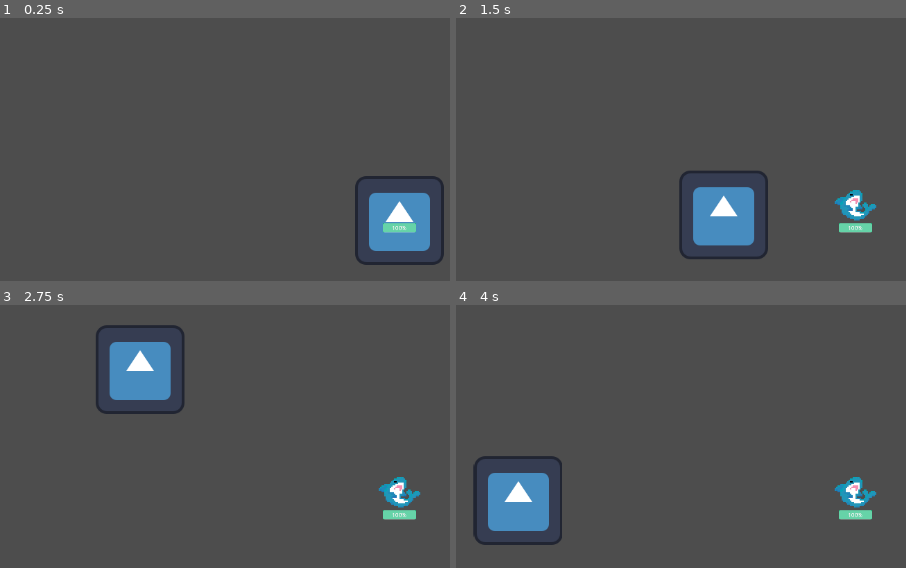
Above: before the commit, frames 1-4 (two rows, left to right).
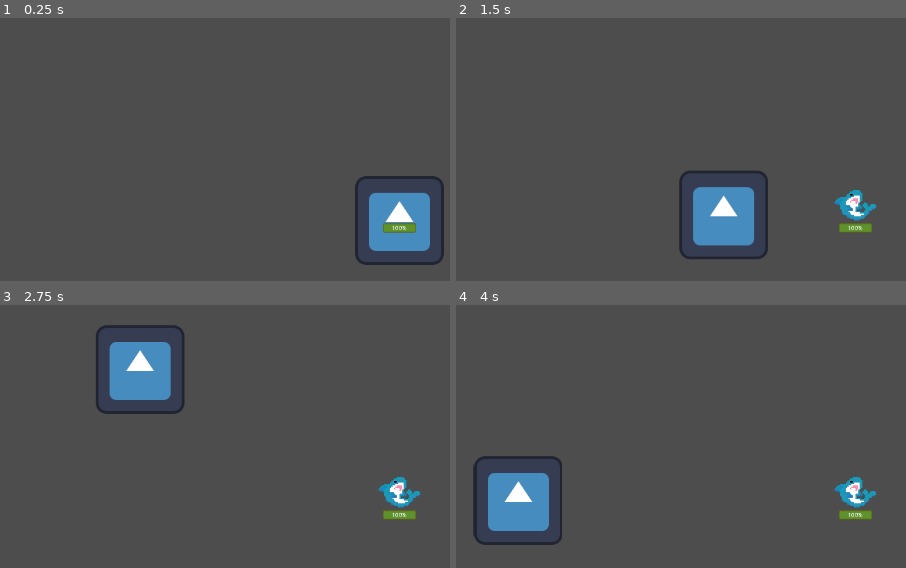
Above: after the commit, the same moments.

Repository: junyali/blahaj-run
Game: Godot game, scene res://levels/main_level.tscn
The game is run twice, just before and just after one commit, with the same random seed, the same clock (stepped at 60 frames per second) and the same inputs. The engine's default icon, where the game draws it, is replaced by a stand-in: a white triangle on a blue panel in a dark square.
Inputs:
- Up to frame 1 (0.25 s): no input
- Up to frame 2 (1.5 s): tap Enter at 0.5 s; hold D (move_right) 0.53-1.28 s; hold S (move_down) from 1.28 s (still down)
- Up to frame 3 (2.75 s): release S (move_down) at 2.03 s; hold D (move_right) from 2.03 s (still down)
- Up to frame 4 (4 s): release D (move_right) at 2.78 s; hold W (move_up) 2.78-3.53 s; hold A (move_left) from 3.53 s (still down)

The runs differ from the first frame. In frame 1, 0.3% of the frame differs, in the area x 85-93%, y 77-82%; in frame 2, 0.3%; in frame 3, 0.3%; in frame 4, 0.3%.

Commit message:
Adjust healthbar style

Diff:
--- a/characters/player/player.tscn
+++ b/characters/player/player.tscn
@@ -7,7 +7,17 @@
 radius = 13.0384
 
 [sub_resource type="StyleBoxFlat" id="StyleBoxFlat_xxgcw"]
-bg_color = Color(1.78084e-06, 0.713626, 0.433566, 1)
+bg_color = Color(0.370052, 0.573373, 0.17064, 1)
+border_width_left = 4
+border_width_top = 4
+border_width_right = 4
+border_width_bottom = 4
+border_color = Color(0.387299, 0.380792, 0.0975305, 1)
+border_blend = true
+corner_radius_top_left = 4
+corner_radius_top_right = 4
+corner_radius_bottom_right = 4
+corner_radius_bottom_left = 4
 
 [node name="Player" type="CharacterBody2D"]
 y_sort_enabled = true
@@ -31,7 +41,7 @@
 offset_right = 72.0
 offset_bottom = 31.0
 scale = Vector2(0.5, 0.5)
-theme_override_styles/background = SubResource("StyleBoxFlat_xxgcw")
+theme_override_styles/fill = SubResource("StyleBoxFlat_xxgcw")
 value = 100.0
 
 [node name="IframeTimer" type="Timer" parent="."]
--- a/scripts/player/player.gd
+++ b/scripts/player/player.gd
@@ -79,11 +79,6 @@
 		var health_percentage: float = float(current_health) / float(max_health)
 		health_bar.value = health_percentage * 100
 
-		health_bar.get_theme_stylebox("foreground").set_bg_color(Color(
-		1.0 if health_bar.ratio<0.5 else (2 - 2*health_bar.ratio),
-		1.0 if health_bar.ratio>0.5 else (2*health_bar.ratio),
-		0,1
-	))
 
 func heal(amount: int) -> void:
 	current_health += amount
